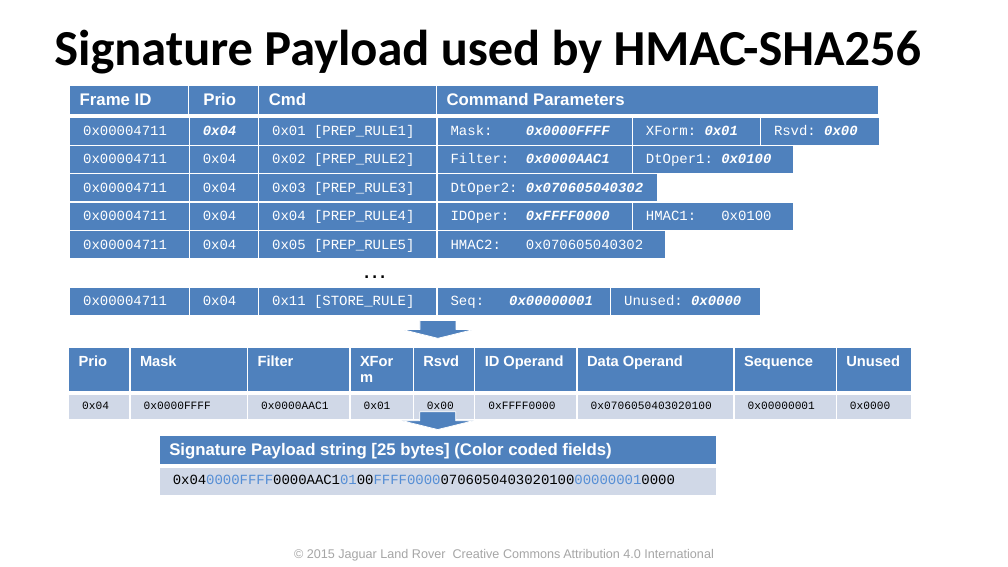
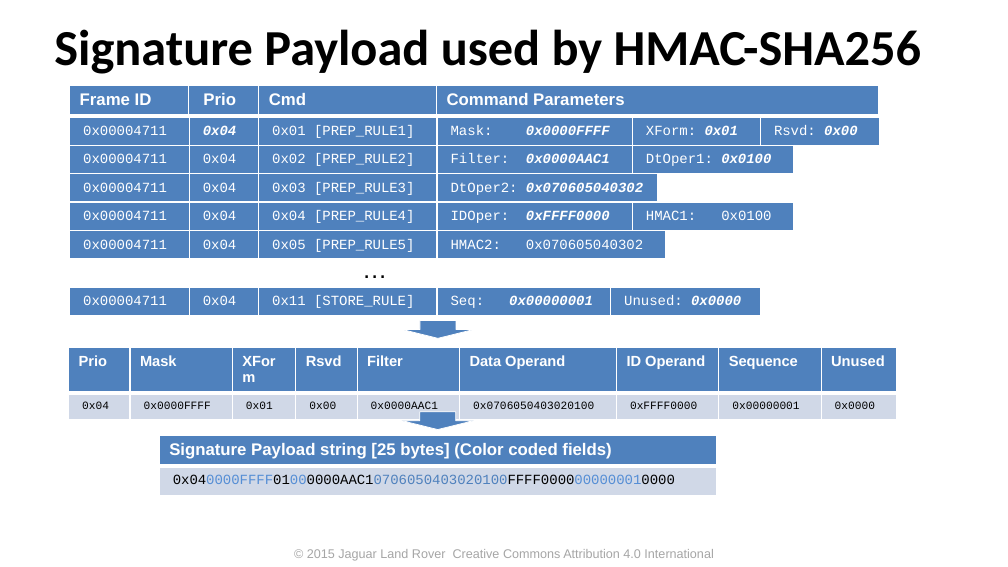
Before and after one commit to PDXostc/canfw, a slide deck: slide 22 of doc/CAN Firewall.pptx. Drawn at 1008x567 pixels with LibreOffice and Linux fonts; fonts in the diff are those of the drawing; background and template pictures are left out. Boxes give left, top, right and bottom in pixels: in the first picture for what was removed or moved away, otherwise in the second. Text is boxed around its words. In the diff, an @@ line names an element or a change of style, - is before the commit and + after.

```diff
--- a/doc/CAN Firewall.pptx
+++ b/doc/CAN Firewall.pptx
@@ table at <box>69,348,898,417</box> @@
-row 1: Prio | Mask | Filter | XForm | Rsvd | ID Operand | Data Operand | Sequence | Unused
+row 1: Prio | Mask | XForm | Rsvd | Filter | Data Operand | ID Operand | Sequence | Unused
-row 2: 0x04 | 0x0000FFFF | 0x0000AAC1 | 0x01 | 0x00 | 0xFFFF0000 | 0x0706050403020100 | 0x00000001 | 0x0000
+row 2: 0x04 | 0x0000FFFF | 0x01 | 0x00 | 0x0000AAC1 | 0x0706050403020100 | 0xFFFF0000 | 0x00000001 | 0x0000
@@ table: place and size @@
-table at <box>69,348,913,417</box>
+table at <box>69,348,898,417</box>
@@ table at <box>159,435,717,495</box> @@
-row 2, column 1: 0x040000FFFF0000AAC10100FFFF00000706050403020100000000010000
+row 2, column 1: 0x040000FFFF01000000AAC10706050403020100FFFF0000000000010000
```
Also in this commit, not shown: 1 other slide changed, 1 other file.
